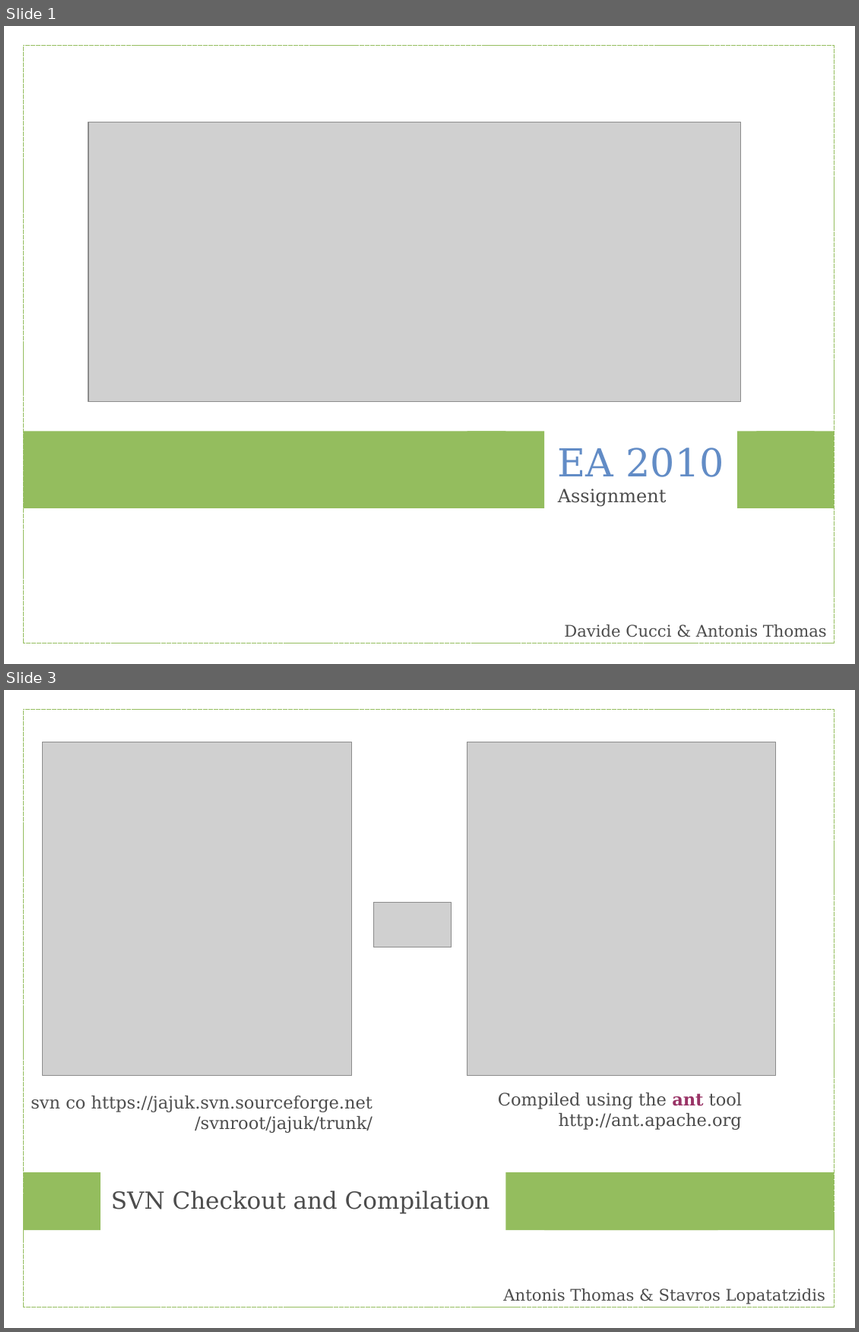
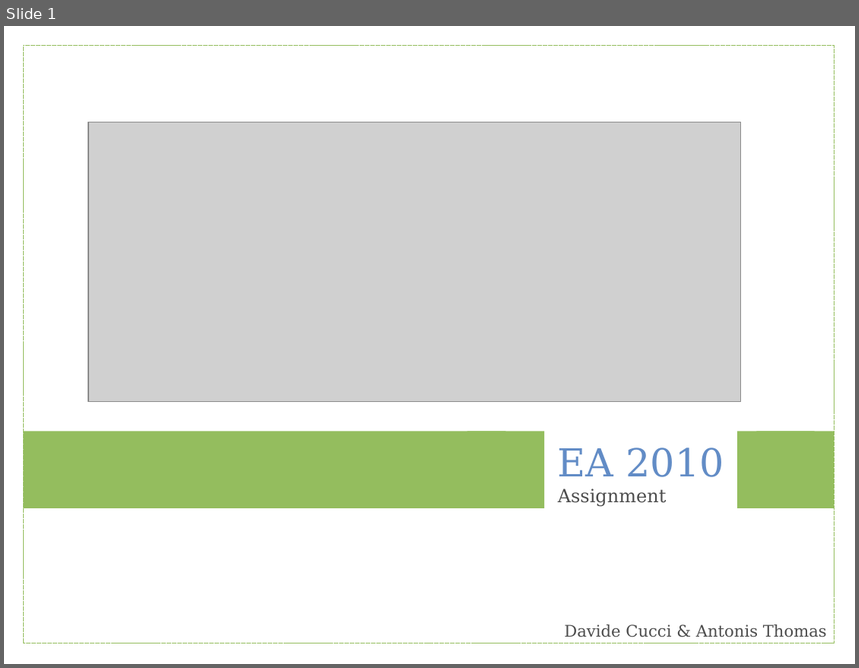
Before and after one commit to ufukhurriyetoglu/extreme-horsepower, a slide deck: EA2010/Report/eapres.odp. Shown one above the other, each under a label of ours: slides 1 and 3 before the commit, slide 1 after it; the slides between them are not shown. The pictures are 859x1332 and 859x668 pixels, drawn with LibreOffice and Linux fonts; fonts in the diff are those of the drawing; grey boxes stand for pictures. Boxes give left, top, right and bottom in pixels: in the first picture for what was removed or moved away, otherwise in the second. Text is boxed around its words. In the diff, an @@ line names an element or a change of style, - is before the commit and + after.

```diff
--- a/EA2010/Report/eapres.odp
+++ b/EA2010/Report/eapres.odp
@@ slide 3 removed at box(4, 690, 855, 1328), background #FFFFFF @@
@@ rectangle removed at box(23, 709, 835, 1308) @@
@@ picture removed at box(43, 742, 351, 1076) @@
@@ picture removed at box(468, 742, 776, 1076) @@
@@ picture removed at box(374, 902, 451, 947) @@
@@ text removed at box(31, 1096, 373, 1133) @@
-svn co https://jajuk.svn.sourceforge.net
-/svnroot/jajuk/trunk/
@@ text removed at box(498, 1093, 742, 1130) @@
-Compiled using the ant tool
-http://ant.apache.org
@@ rectangle removed at box(23, 1173, 101, 1230) @@
@@ text removed at box(111, 1191, 490, 1214) @@
-SVN Checkout and Compilation
@@ rectangle removed at box(506, 1173, 718, 1230) @@
@@ rectangle removed at box(544, 1173, 835, 1230) @@
@@ text removed at box(503, 1289, 826, 1305) @@
-Antonis Thomas & Stavros Lopatatzidis
```
Also in this commit, not shown: 1 slide changed, 20 slides added, 14 other slides removed.
